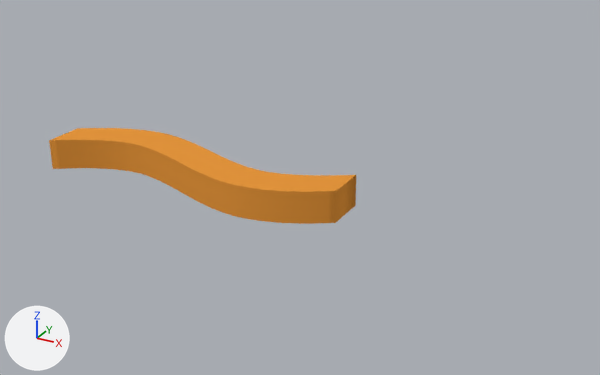
The Blender file assets/tilde.blend as it was, and as the next commit left it.
Both versions are drawn from a 50 mm camera at (1.443, -1.948, 0.999) aimed at (0.308, 0.115, -0.033). Lighting does not change. The marker at lower left points along +X, +Y and +Z. Text is drawn in Blender's own font.

Names of what the first picture shows: 'Text'.
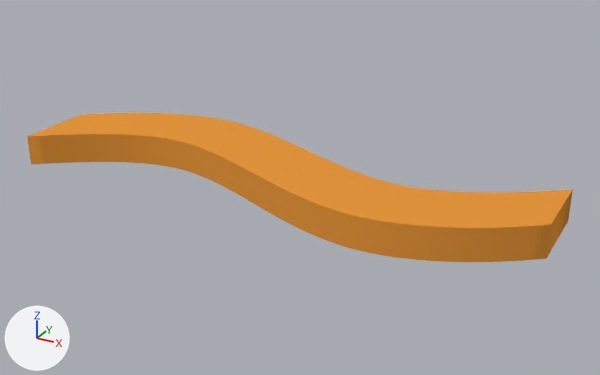
What differs and where, as boxes (x1, y1, x2, y2) in the pictures (600 x 375 px):
'Text', reshaped, rescaled (78% wider, 55% taller): before (49, 128, 356, 224); after (27, 113, 573, 262)

Edits to the bpy script that builds the scene:
```text
Change txt_text:
    txt_text.offset_x: -0.0927 -> -0.0679
    txt_text.offset_y: -0.0846 -> -0.0747
Change ob_text:
    ob_text.scale: (5.9, 5.06, 3.85) -> (9.86, 9.72, 3.85)
```
